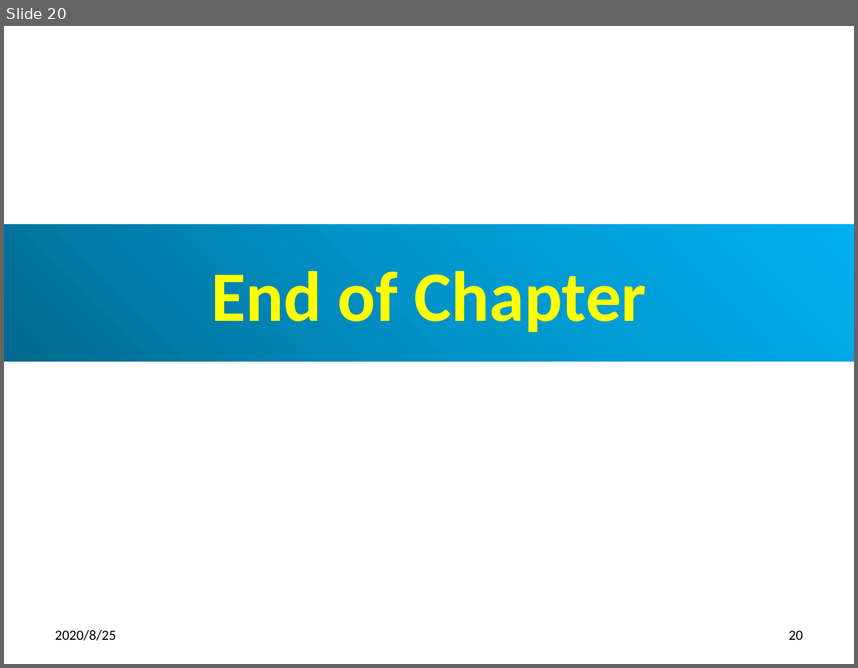
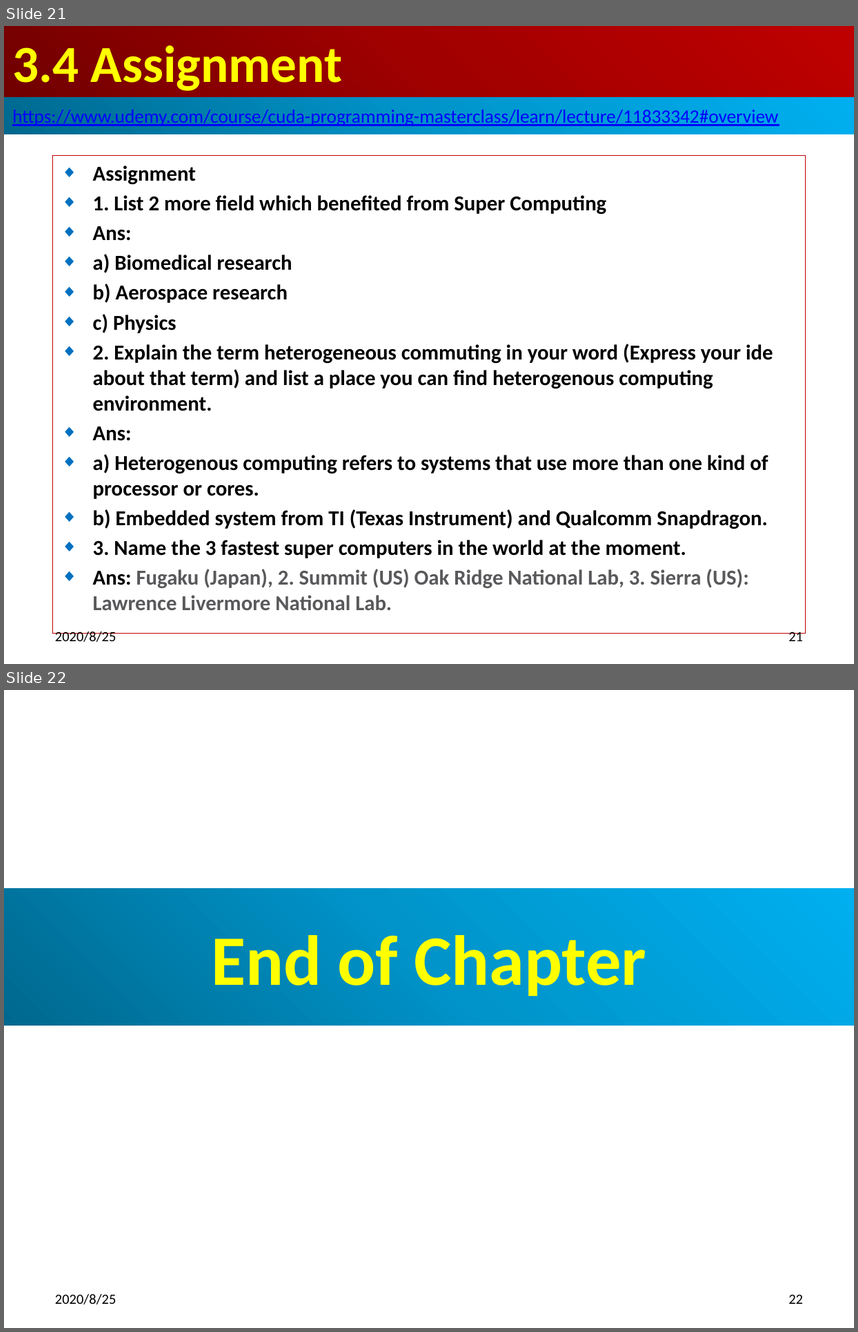
Before and after one commit to peterhchen/900_Cuda_Project, a slide deck: 03_SuperComputing.pptx. Shown one above the other, each under a label of ours: slide 20 before the commit, slides 21 and 22 after it. The pictures are 858x668 and 858x1332 pixels, drawn with LibreOffice and Linux fonts; fonts in the diff are those of the drawing. Boxes give left, top, right and bottom in pixels: in the first picture for what was removed or moved away, otherwise in the second. Text is boxed around its words. In the diff, an @@ line names an element or a change of style, - is before the commit and + after.

```diff
--- a/03_SuperComputing.pptx
+++ b/03_SuperComputing.pptx
@@ slide 21 added at bbox=[4, 26, 854, 664], background #FFFFFF @@
@@ title added at bbox=[4, 26, 854, 97], fill gradient #720000 to #A20000 to #C00000, 44 pt, text #FFFF00, bold @@
+3.4 Assignment
@@ rectangle added at bbox=[4, 97, 854, 135], fill gradient #00688E to #0094CA to #00B0F0, 16 pt, text #0000FF, underline @@
+  https://www.udemy.com/course/cuda-programming-masterclass/learn/lecture/11833342#overview
@@ subtitle added at bbox=[52, 155, 806, 632], outline #C00000 0.75 pt, 18 pt, text #000000, bold @@
+◆ Assignment
+◆ 1. List 2 more field which benefited from Super Computing
+◆ Ans:
+◆ a) Biomedical research
+◆ b) Aerospace research
+◆ c) Physics
+◆ 2. Explain the term heterogeneous commuting in your word (Express your ide about that term) and list a place you can find heterogenous computing environment.
+◆ Ans:
+◆ a) Heterogenous computing refers to systems that use more than one kind of processor or cores.
+◆ b) Embedded system from TI (Texas Instrument) and Qualcomm Snapdragon.
+◆ 3. Name the 3 fastest super computers in the world at the moment.
+◆ Ans: Fugaku (Japan), 2. Summit (US) Oak Ridge National Lab, 3. Sierra (US): Lawrence Livermore National Lab.
@@ text added at bbox=[55, 630, 116, 641], 12 pt, text #000000 @@
+2020/8/25
@@ page number added at bbox=[789, 631, 803, 641], 12 pt, text #000000 @@
+21
@@ what was slide 20 is now slide 22 @@
@@ page number at bbox=[789, 1294, 803, 1303]: text changed @@
-20
+22
```
Also in this commit, not shown: 1 other slide added.
